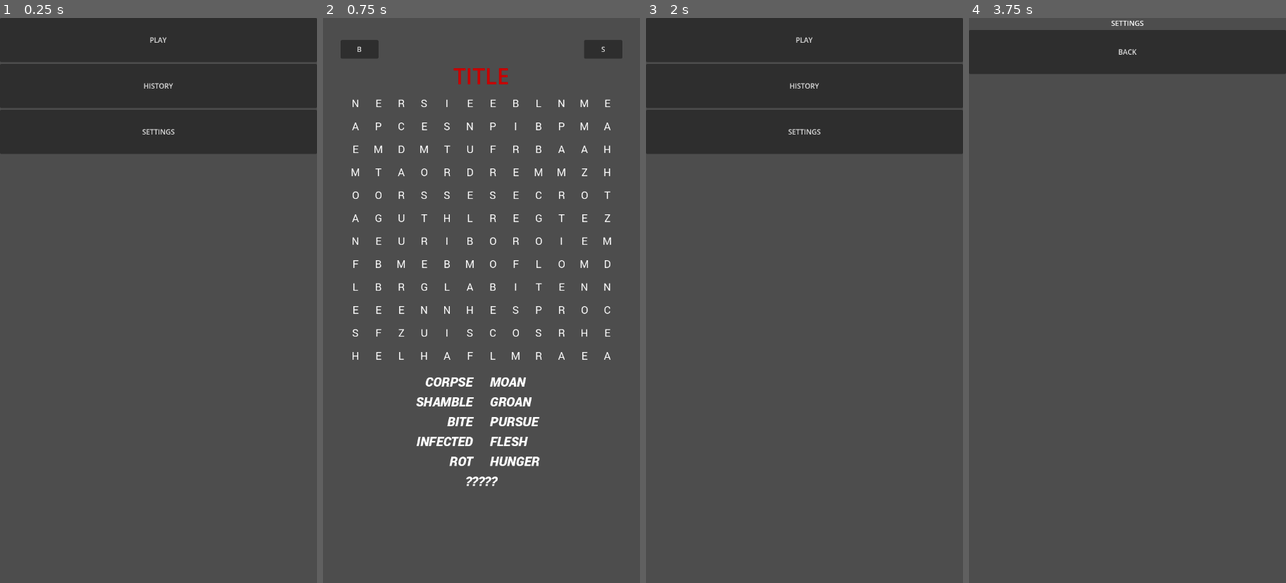
Above: before the commit, frames 1-4 (left to right).
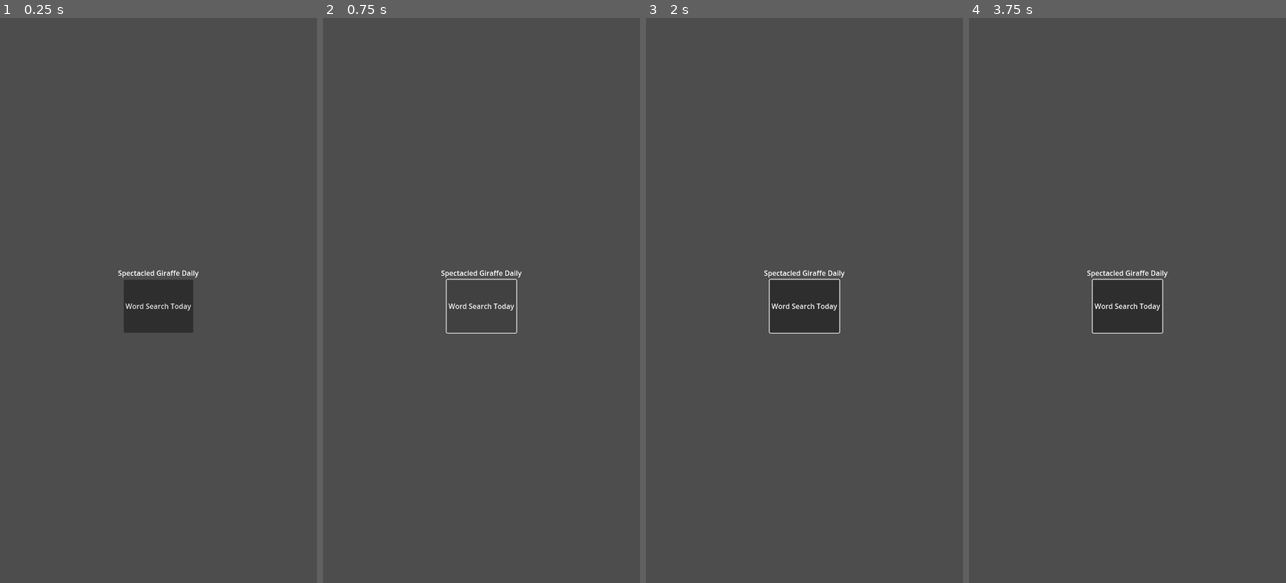
Above: after the commit, the same moments.

Repository: BreadCrowns/dailyWordSearchGodot
Game: Godot game, scene res://scenes/MainMenu.tscn
Same seed, same stepped clock (60 frames per second), same inputs: the game is played once before the commit and once after it.
Inputs (mouse positions are in pixels of both pictures, inside the frame that each line leads up to):
- Up to frame 1 (0.25 s): no input
- Up to frame 2 (0.75 s): click "PLAY" (after the commit: "Word Search Today") at 0.5 s
- Up to frame 3 (2 s): click (684, 51) at 1.25 s, where only the run before the commit has a clickable "B"
- Up to frame 4 (3.75 s): click (1127, 85) at 2 s, where only the run before the commit has a clickable "HISTORY"; click (1127, 40) at 2.75 s, where only the run before the commit has a clickable "BACK"; click (1127, 131) at 3.5 s, where only the run before the commit has a clickable "SETTINGS"

The runs differ from the first frame. In frame 1, 25% of the frame differs, in the area x 0-100%, y 0-56%; in frame 2, 5.1%; in frame 3, 25%; in frame 4, 10%.
Error after the commit: Parse Error: Used tab character for indentation instead of space as used before in the file. (res://scripts/MainMenu.gd:25)

Commit message:
Add styled main menu with icons and giraffe art

Diff:
--- /dev/null
+++ b/dailywordsearch/images/giraffe_background.svg
@@ -0,0 +1,31 @@
+<svg xmlns="http://www.w3.org/2000/svg" viewBox="0 0 512 512">
+  <g stroke="#000" stroke-width="4" fill="none" stroke-linecap="round" stroke-linejoin="round">
+    <!-- head -->
+    <path d="M206 160 Q256 120 306 160 L306 260 Q256 300 206 260 Z"/>
+    <!-- horns -->
+    <line x1="236" y1="140" x2="236" y2="110"/>
+    <line x1="276" y1="140" x2="276" y2="110"/>
+    <!-- ears -->
+    <path d="M206 180 Q180 190 190 220"/>
+    <path d="M306 180 Q332 190 322 220"/>
+    <!-- glasses -->
+    <rect x="216" y="190" width="40" height="30"/>
+    <rect x="256" y="190" width="40" height="30"/>
+    <line x1="256" y1="205" x2="256" y2="205"/>
+    <!-- eyes -->
+    <circle cx="236" cy="205" r="4" fill="#000" stroke="none"/>
+    <circle cx="276" cy="205" r="4" fill="#000" stroke="none"/>
+    <!-- nose -->
+    <circle cx="246" cy="240" r="3" fill="#000" stroke="none"/>
+    <circle cx="266" cy="240" r="3" fill="#000" stroke="none"/>
+    <!-- mouth -->
+    <line x1="236" y1="250" x2="276" y2="250"/>
+    <!-- neck -->
+    <line x1="226" y1="260" x2="226" y2="320"/>
+    <line x1="286" y1="260" x2="286" y2="320"/>
+    <!-- bow tie -->
+    <polygon points="226,320 206,340 226,340"/>
+    <polygon points="286,320 306,340 286,340"/>
+    <rect x="226" y="330" width="60" height="10"/>
+  </g>
+</svg>
--- /dev/null
+++ b/dailywordsearch/images/history_icon.svg
@@ -0,0 +1,8 @@
+<svg xmlns="http://www.w3.org/2000/svg" viewBox="0 0 64 64">
+  <g stroke="#000" stroke-width="4" fill="none" stroke-linecap="round">
+    <circle cx="32" cy="32" r="28"/>
+    <line x1="32" y1="12" x2="32" y2="32"/>
+    <line x1="32" y1="32" x2="46" y2="32"/>
+    <circle cx="32" cy="32" r="4" fill="#000" stroke="none"/>
+  </g>
+</svg>
--- /dev/null
+++ b/dailywordsearch/images/settings_icon.svg
@@ -0,0 +1,14 @@
+<svg xmlns="http://www.w3.org/2000/svg" viewBox="0 0 64 64">
+  <g stroke="#000" stroke-width="4" fill="none" stroke-linecap="round">
+    <circle cx="32" cy="32" r="10"/>
+    <circle cx="32" cy="32" r="20"/>
+    <line x1="32" y1="2" x2="32" y2="10"/>
+    <line x1="32" y1="62" x2="32" y2="54"/>
+    <line x1="2" y1="32" x2="10" y2="32"/>
+    <line x1="62" y1="32" x2="54" y2="32"/>
+    <line x1="10" y1="10" x2="14" y2="14"/>
+    <line x1="54" y1="54" x2="50" y2="50"/>
+    <line x1="10" y1="54" x2="14" y2="50"/>
+    <line x1="54" y1="10" x2="50" y2="14"/>
+  </g>
+</svg>
--- a/dailywordsearch/scenes/MainMenu.tscn
+++ b/dailywordsearch/scenes/MainMenu.tscn
@@ -11,26 +11,50 @@
 grow_vertical = 2
 script = ExtResource("1_i26rj")
 
-[node name="VBoxContainer" type="VBoxContainer" parent="."]
+[node name="Background" type="TextureRect" parent="."]
 layout_mode = 1
-anchors_preset = -1
+anchors_preset = 15
+anchor_right = 1.0
+anchor_bottom = 1.0
+grow_horizontal = 2
+grow_vertical = 2
+stretch_mode = 6
+
+[node name="SettingsButton" type="TextureButton" parent="."]
+layout_mode = 2
+anchors_preset = 5
+anchor_right = 1.0
+margin_right = -20.0
+margin_top = 20.0
+size_flags_horizontal = 0
+size_flags_vertical = 0
+
+[node name="HistoryButton" type="TextureButton" parent="."]
+layout_mode = 2
+anchors_preset = 5
+margin_left = 20.0
+margin_top = 20.0
+size_flags_horizontal = 0
+size_flags_vertical = 0
+
+[node name="ContentContainer" type="CenterContainer" parent="."]
+layout_mode = 1
+anchors_preset = 15
 anchor_right = 1.0
 anchor_bottom = 1.0
 
-[node name="PlayButton" type="Button" parent="VBoxContainer"]
-custom_minimum_size = Vector2(0, 100)
+[node name="VBox" type="VBoxContainer" parent="ContentContainer"]
 layout_mode = 2
+
+[node name="Title" type="Label" parent="ContentContainer/VBox"]
+layout_mode = 2
+text = "Spectacled Giraffe Daily"
+horizontal_alignment = 1
+vertical_alignment = 1
+
+[node name="PlayButton" type="Button" parent="ContentContainer/VBox"]
+custom_minimum_size = Vector2(0, 120)
+layout_mode = 2
+text = "Word Search Today"
+size_flags_horizontal = 4
 size_flags_vertical = 4
-text = "PLAY"
-
-[node name="HistoryButton" type="Button" parent="VBoxContainer"]
-custom_minimum_size = Vector2(0, 100)
-layout_mode = 2
-size_flags_vertical = 4
-text = "HISTORY"
-
-[node name="SettingsButton" type="Button" parent="VBoxContainer"]
-custom_minimum_size = Vector2(0, 100)
-layout_mode = 2
-size_flags_vertical = 4
-text = "SETTINGS"
--- a/dailywordsearch/scripts/MainMenu.gd
+++ b/dailywordsearch/scripts/MainMenu.gd
@@ -1,13 +1,26 @@
 extends Control
 
-@onready var play_button = $VBoxContainer/PlayButton
-@onready var history_button = $VBoxContainer/HistoryButton
-@onready var settings_button = $VBoxContainer/SettingsButton
+@onready var play_button = $ContentContainer/VBox/PlayButton
+@onready var history_button = $HistoryButton
+@onready var settings_button = $SettingsButton
+@onready var title_label = $ContentContainer/VBox/Title
+@onready var background = $Background
 
 func _ready():
-	play_button.pressed.connect(_on_play_pressed)
-	history_button.pressed.connect(_on_history_pressed)
-	settings_button.pressed.connect(_on_settings_pressed)
+        play_button.pressed.connect(_on_play_pressed)
+        history_button.pressed.connect(_on_history_pressed)
+        settings_button.pressed.connect(_on_settings_pressed)
+        title_label.text = "Spectacled Giraffe Daily"
+        play_button.text = "Word Search Today"
+        background.texture = load("res://images/giraffe_background.svg")
+        var hist_tex = load("res://images/history_icon.svg")
+        history_button.texture_normal = hist_tex
+        history_button.texture_pressed = hist_tex
+        history_button.texture_hover = hist_tex
+        var set_tex = load("res://images/settings_icon.svg")
+        settings_button.texture_normal = set_tex
+        settings_button.texture_pressed = set_tex
+        settings_button.texture_hover = set_tex
 
 func _on_play_pressed():
 		var puzzle_scene = preload("res://scenes/PuzzleScreen.tscn").instantiate()
